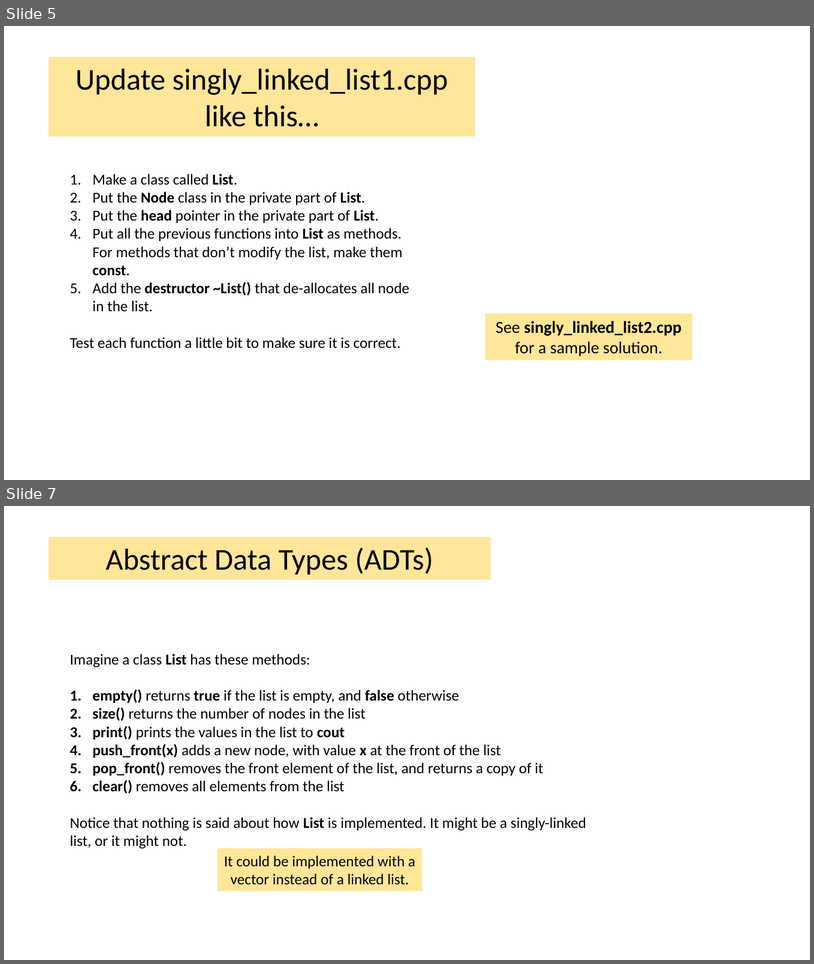
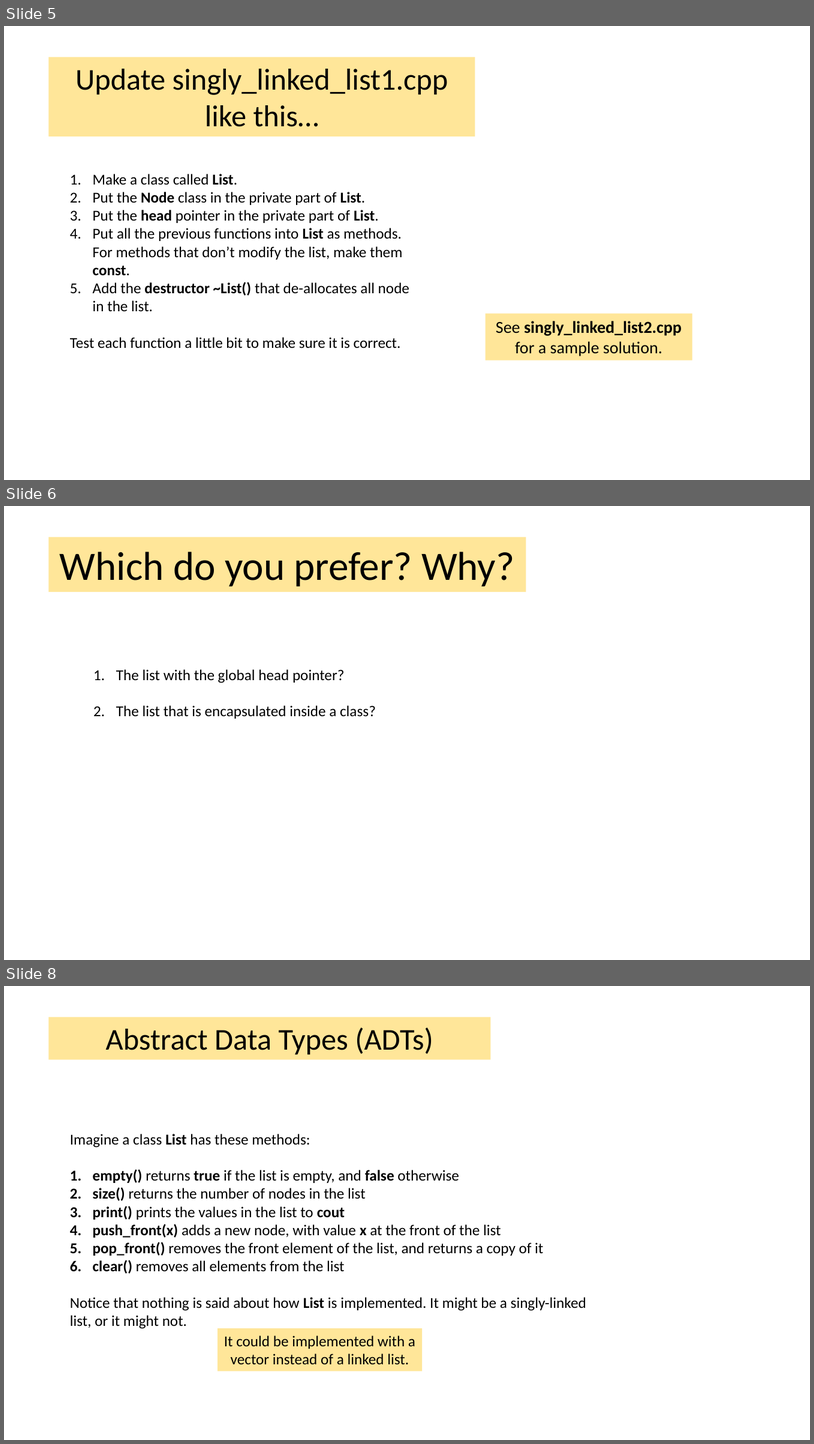
Before and after one commit to tjd1234/cmpt225fall2023, a slide deck: lecture_notes/week2/week2.pptx. Shown one above the other, each under a label of ours: slides 5 and 7 before the commit, slides 5, 6 and 8 after it; the slides between them are not shown. The pictures are 814x964 and 814x1444 pixels, drawn with LibreOffice and Linux fonts; fonts in the diff are those of the drawing. Boxes give left, top, right and bottom in pixels: in the first picture for what was removed or moved away, otherwise in the second. Text is boxed around its words. In the diff, an @@ line names an element or a change of style, - is before the commit and + after.

```diff
--- a/lecture_notes/week2/week2.pptx
+++ b/lecture_notes/week2/week2.pptx
@@ slide 6 added at (x1=4, y1=506, x2=810, y2=960), background #FFFFFF @@
@@ rectangle added at (x1=49, y1=537, x2=527, y2=592), fill #FFE699, 48 pt, text #000000 @@
+Which do you prefer? Why?
@@ text added at (x1=116, y1=669, x2=376, y2=718), 18 pt, text #000000 @@
+1. The list with the global head pointer?
+2. The list that is encapsulated inside a class?
@@ what was slide 7 is now slide 8 @@
```
Also in this commit, not shown: 6 slides changed, 15 other files.
